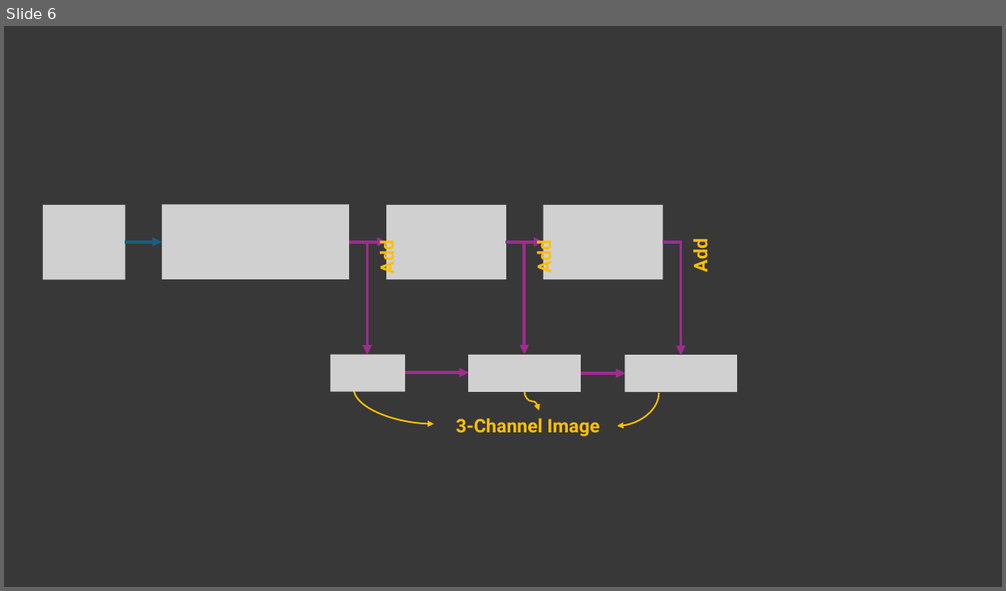
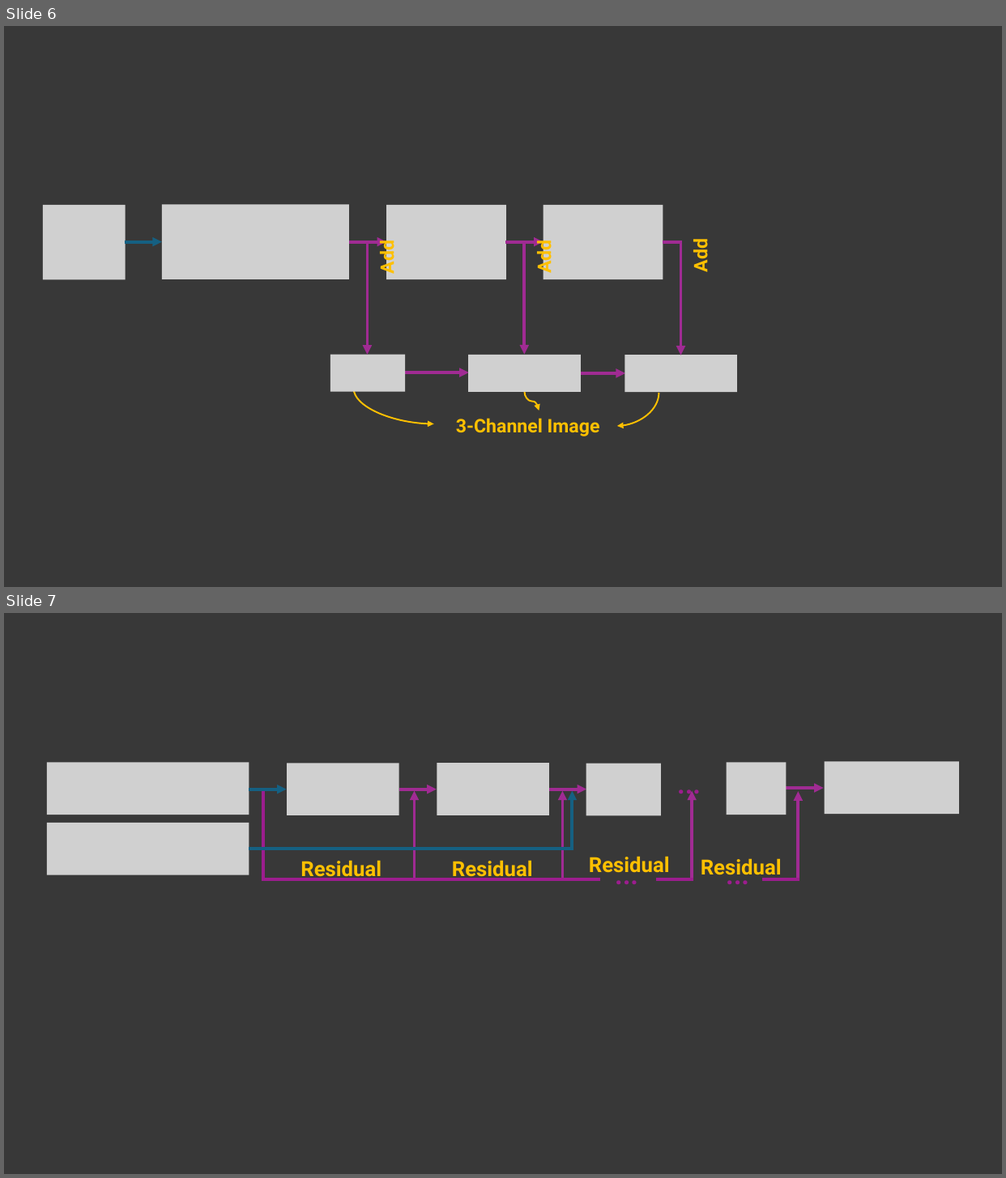
Before and after one commit to mhrafiei/figures, a slide deck: 20240422.pptx. Shown one above the other, each under a label of ours: slide 6 before the commit, slides 6 and 7 after it. The pictures are 1006x591 and 1006x1178 pixels, drawn with LibreOffice and Linux fonts; fonts in the diff are those of the drawing; grey boxes stand for pictures. Boxes give left, top, right and bottom in pixels: in the first picture for what was removed or moved away, otherwise in the second. Text is boxed around its words. In the diff, an @@ line names an element or a change of style, - is before the commit and + after.

```diff
--- a/20240422.pptx
+++ b/20240422.pptx
@@ slide 7 added at (x1=4, y1=613, x2=1002, y2=1174), background #383838 @@
@@ group added at (x1=47, y1=753, x2=959, y2=897): 9 arrows, 7 texts, 7 pictures, 7 lines @@
+Residual
+…
+Residual
+Residual
+…
+…
+Residual
```
Also in this commit, not shown: 1 other file.
